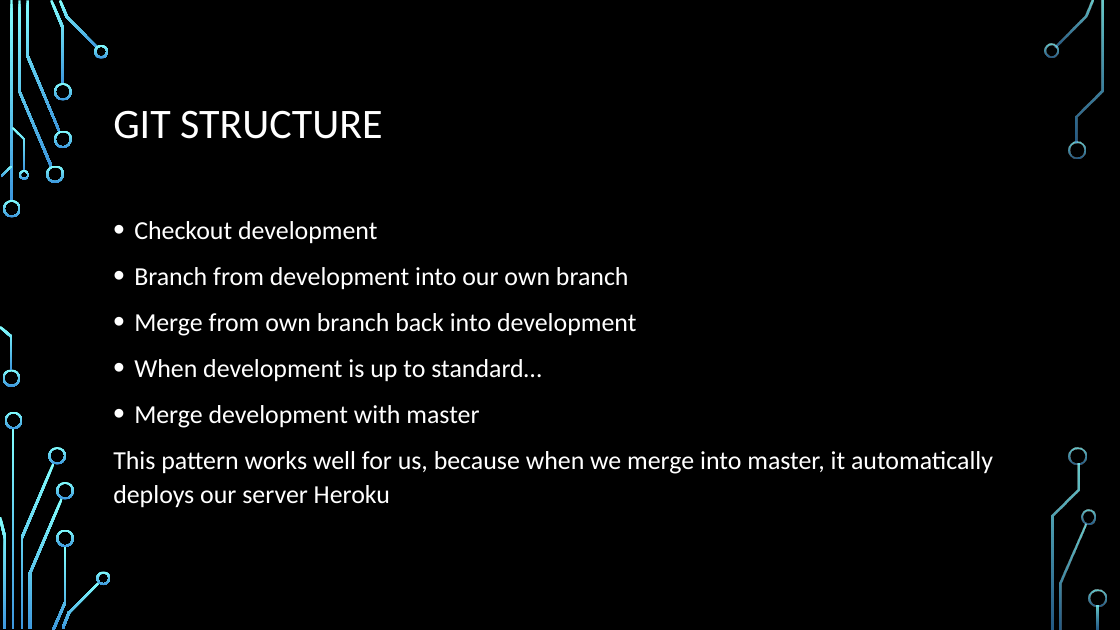
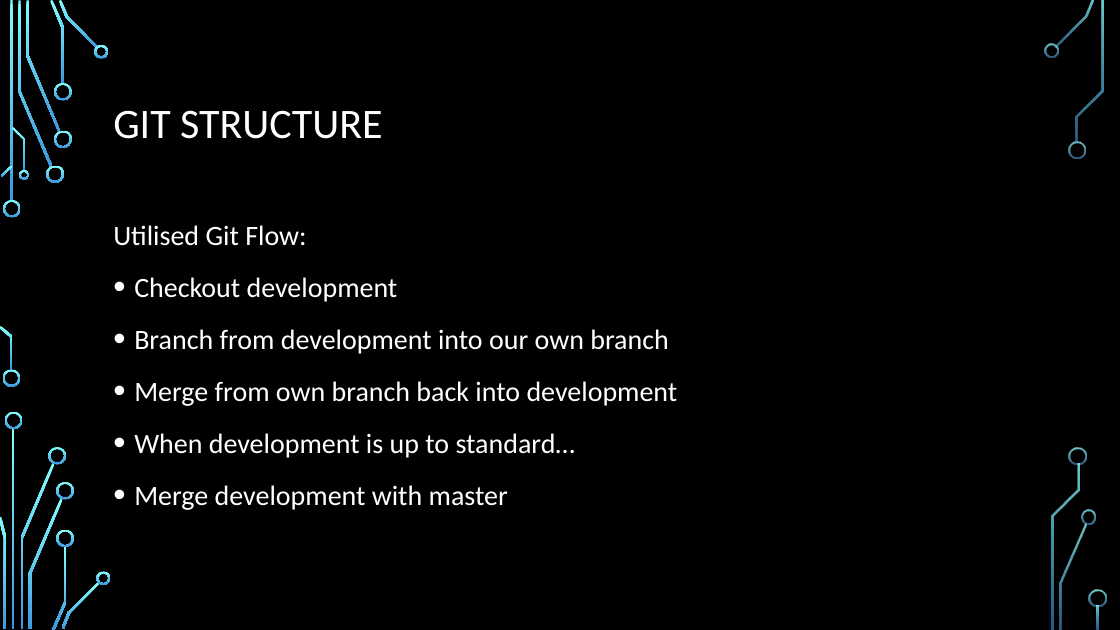
Before and after one commit to ocean-nfc/ocean-nfc-server, a slide deck: slide 4 of Ocean - NFC Slide Show.pptx. Drawn at 1120x630 pixels with LibreOffice and Linux fonts; fonts in the diff are those of the drawing; background and template pictures are left out. Boxes give left, top, right and bottom in pixels: in the first picture for what was removed or moved away, otherwise in the second. Text is boxed around its words. In the diff, an @@ line names an element or a change of style, - is before the commit and + after.

```diff
--- a/Ocean - NFC Slide Show.pptx
+++ b/Ocean - NFC Slide Show.pptx
@@ text at (x1=113, y1=225, x2=306, y2=246): paragraph added @@
+Utilised Git Flow:
@@ text at (x1=134, y1=277, x2=678, y2=510): size 22.2 to 24 pt; line spacing 1.1 to 1.2 @@
@@ text at (x1=113, y1=451, x2=993, y2=508): paragraph removed @@
-This pattern works well for us, because when we merge into master, it automatically deploys our server Heroku
```
Also in this commit, not shown: 3 other slides changed, 2 slides added.
